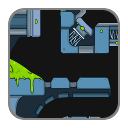
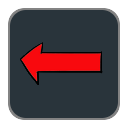
Layers edited between the first and the second 128x128 image:
added layer "backbtn.png" above "level7_1_0.png" over [left=10, top=10, right=118, bottom=118]
